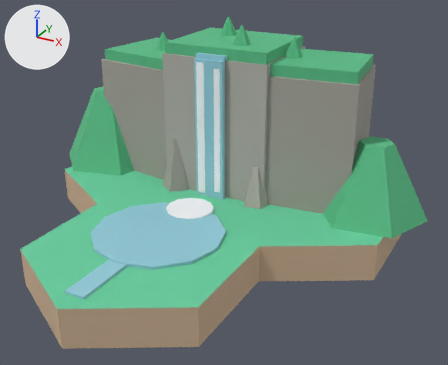
Before and after pictures for a commit that changed the glTF model SanguoSLG.Game/assets/models/waterfall-cliff.glb.
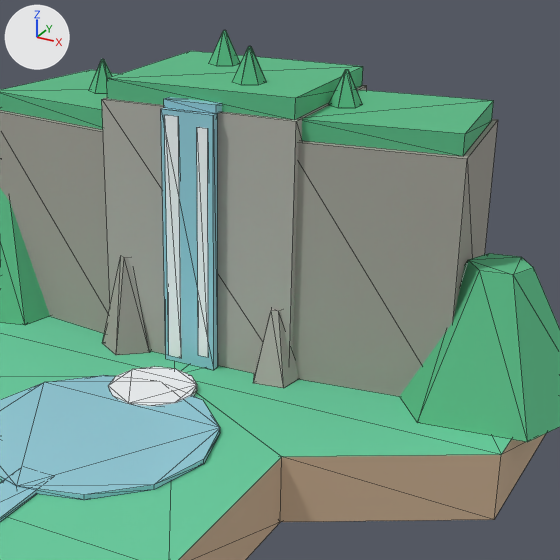
There are two pictures of each version: one whole from a 50 mm lens placed at (1.623, -2.687, 1.697), pointed at (0.189, -0.08, 0.393), one close up on the part from 24% to 91% of the width and 0% to 83% of the height. Lighting does not change. The marker at upper left points along +X, +Y and +Z. The last two pictures show the newer version. The close-ups show mesh edges as thin lines. Where no turn or scale is listed for an object, it has been applied to the vertices. Vertices at exactly the same position are counted once.

The first close-up shows 'base0', 'base1', 'base2', 'cliff_c', 'cliff_e', 'cliff_w', 'fall', 'fall_foam1', 'fall_foam2', 'fall_lip', 'pool', 'shoulder_e', 'stream', 'top_c', 'top_e', 'top_w' and 8 more.
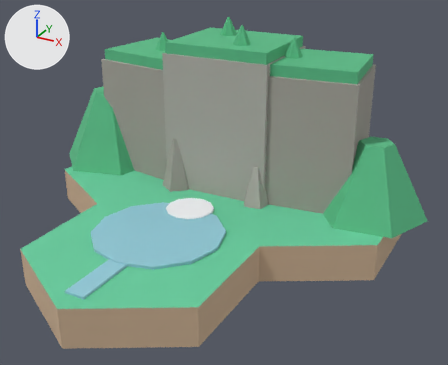
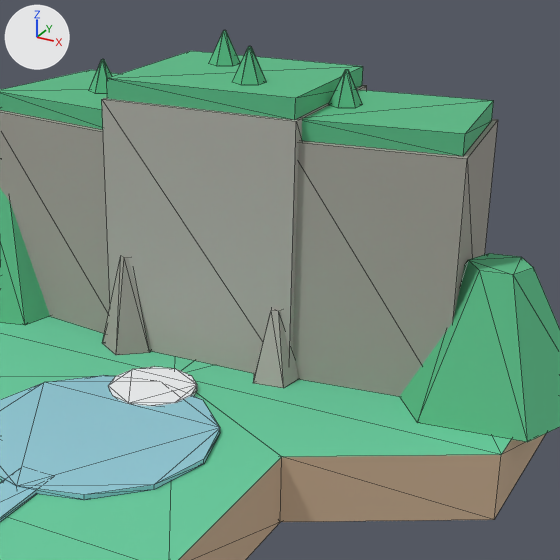
The change, as a diff of the scene's bpy script:
```diff
--- a/SanguoSLG.Game/assets/models/waterfall-cliff.glb.py
+++ b/SanguoSLG.Game/assets/models/waterfall-cliff.glb.py
@@ ob_fall @@
-ob_fall = bpy.data.objects.new('fall', me_cube_007)
-ob_fall.location = (0.0, 0.105, 0.59)
@@ ob_fall_foam1 @@
-ob_fall_foam1 = bpy.data.objects.new('fall_foam1', me_cube_008)
-ob_fall_foam1.location = (-0.05, 0.105, 0.59)
@@ ob_fall_foam2 @@
-ob_fall_foam2 = bpy.data.objects.new('fall_foam2', me_cube_009)
-ob_fall_foam2.location = (0.05, 0.105, 0.59)
@@ ob_fall_lip @@
-ob_fall_lip = bpy.data.objects.new('fall_lip', me_cube_010)
-ob_fall_lip.location = (0.0, 0.16, 0.993)
```

Pixel boxes (x1, y1, x2, y2) of what changed, in the close-ups (560 x 560 px; the box of a moved part takes in the faces that stretch with it):
'fall', deleted (cyan): before (161, 108, 218, 370)
'fall_foam1', deleted: before (164, 115, 182, 358)
'fall_foam2', deleted: before (197, 127, 208, 357)
'fall_lip', deleted (cyan): before (164, 97, 222, 114)
part 1 of me_cube_007, moved or reshaped: before (161, 108, 218, 370); after (0, 480, 37, 522)
